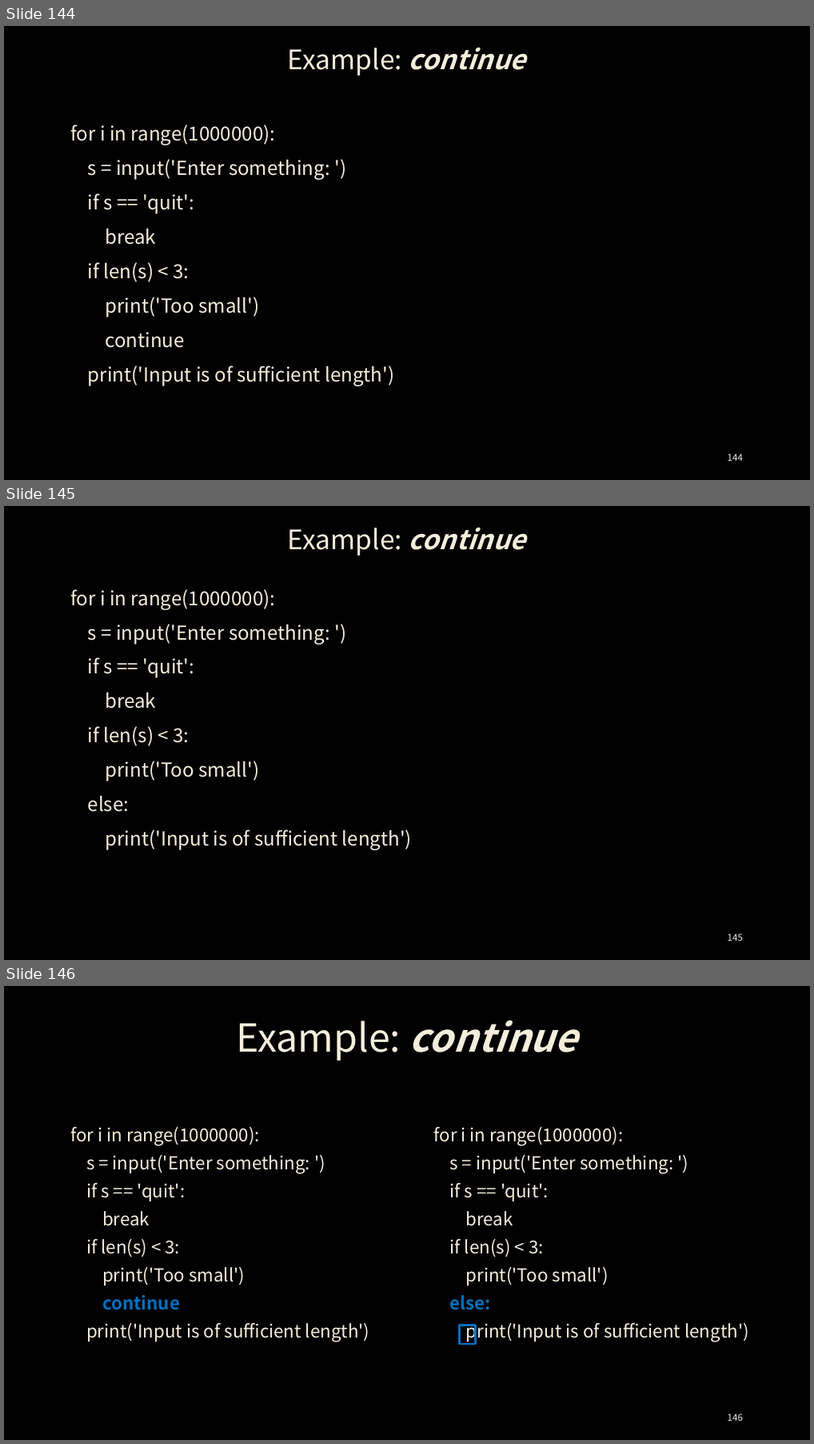
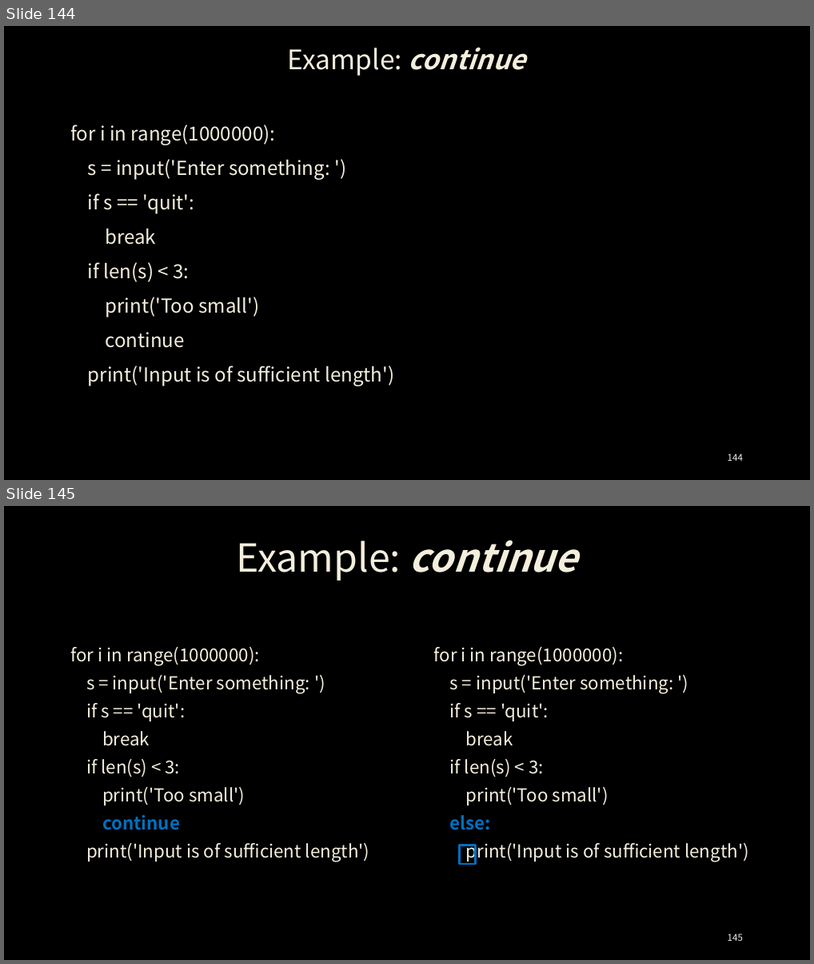
Before and after one commit to ancestor9/24_python-programimming-1, a slide deck: week4_5/week_04_Control Flow-for Statement.pptx. Shown one above the other, each under a label of ours: slides 144, 145 and 146 before the commit, slides 144 and 145 after it. The pictures are 814x1444 and 814x964 pixels, drawn with LibreOffice and Linux fonts; fonts in the diff are those of the drawing; background and template pictures are left out. Boxes give left, top, right and bottom in pixels: in the first picture for what was removed or moved away, otherwise in the second. Text is boxed around its words. In the diff, an @@ line names an element or a change of style, - is before the commit and + after.

```diff
--- a/week4_5/week_04_Control Flow-for Statement.pptx
+++ b/week4_5/week_04_Control Flow-for Statement.pptx
@@ slide 145 removed at box(4, 506, 810, 960), background picture (left out) @@
@@ title removed at box(288, 527, 526, 556) @@
-Example: continue
@@ text removed at box(70, 589, 412, 850) @@
-for i in range(1000000):
-s = input('Enter something: ')
-if s == 'quit':
-break
-if len(s) < 3:
-print('Too small')
-else:
-print('Input is of sufficient length')
@@ page number removed at box(728, 933, 743, 940) @@
-145
@@ what was slide 146 is now slide 145 @@
@@ page number at box(728, 933, 743, 940): text changed @@
-146
+145
```
Also in this commit, not shown: 4 slides changed, 4 other slides removed.
